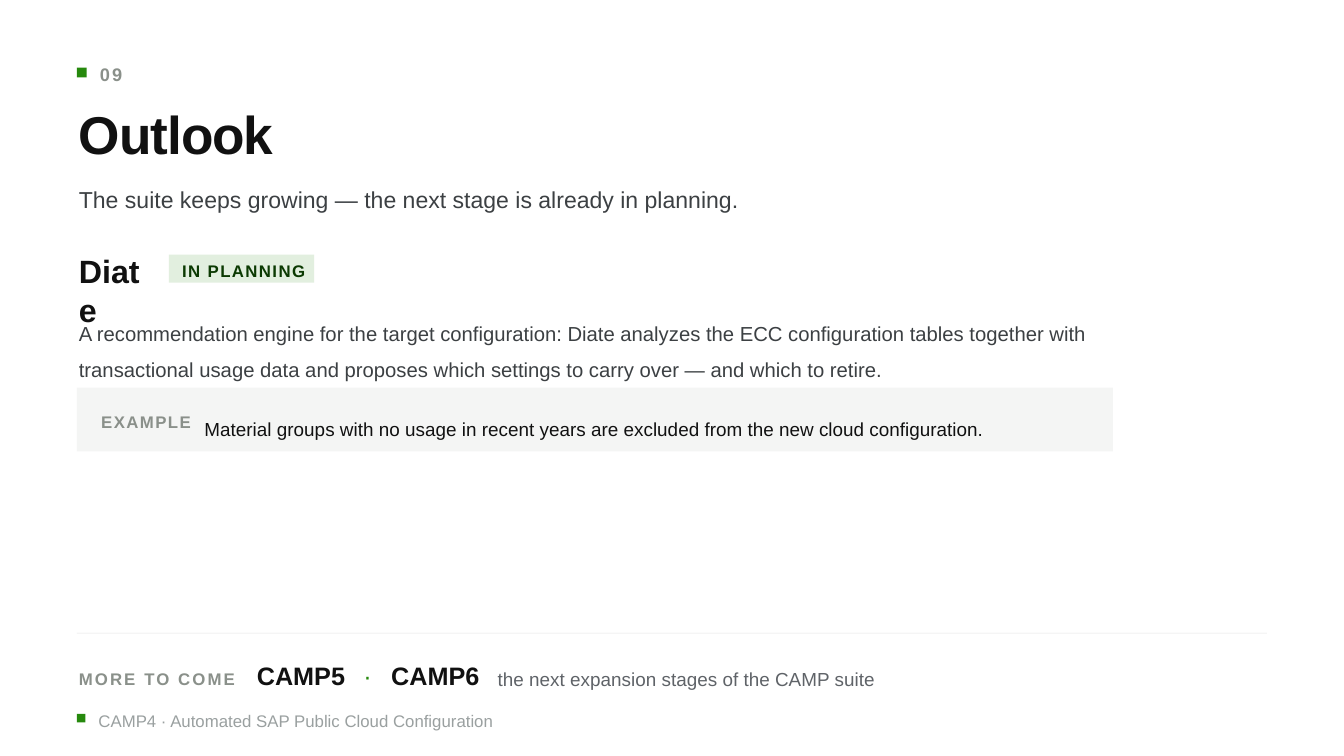
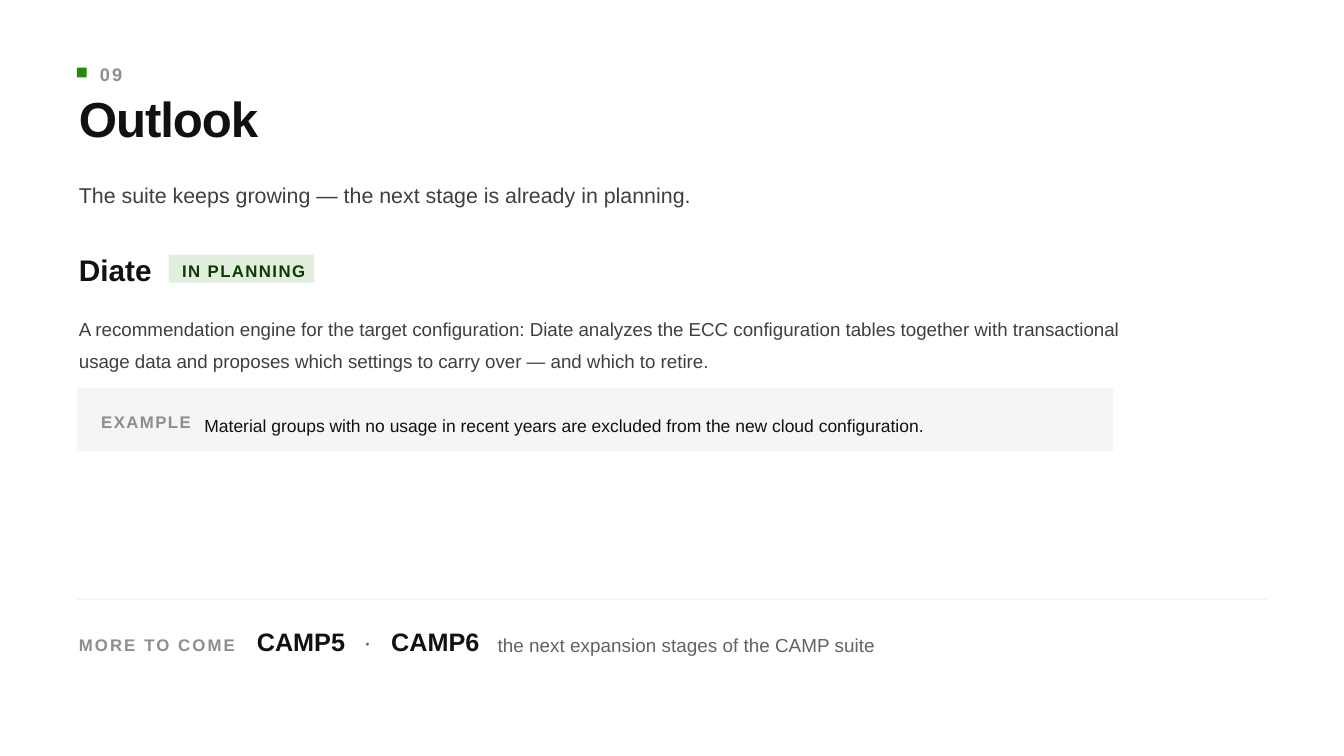
Before and after one commit to mgoethel558/SynchFolder, a slide deck: slide 10 of Temp/CAMP4_SAP_Configuration_Automation.pptx. Drawn at 1344x756 pixels with LibreOffice and Linux fonts; fonts in the diff are those of the drawing. Boxes give left, top, right and bottom in pixels: in the first picture for what was removed or moved away, otherwise in the second. Text is boxed around its words. In the diff, an @@ line names an element or a change of style, - is before the commit and + after.

```diff
--- a/Temp/CAMP4_SAP_Configuration_Automation.pptx
+++ b/Temp/CAMP4_SAP_Configuration_Automation.pptx
@@ text "Outlook" at bbox=[79, 101, 258, 138]: size 57 to 52.7 pt; line spacing 1.05 to 0.85 @@
@@ text "The suite keeps growing — ..." at bbox=[79, 187, 691, 208]: size 24.8 to 22.9 pt; line spacing 1.45 to 1.35 @@
@@ text "Diate" at bbox=[79, 259, 152, 282]: size 34.5 to 31.9 pt @@
@@ text "A recommendation engine for the ..." at bbox=[79, 322, 1119, 372]: size 21.8 to 20.1 pt; line spacing 1.5 to 1.4 @@
@@ text "Material groups with no usage ..." at bbox=[204, 419, 924, 436]: size 20.2 to 18.7 pt; line spacing 1.45 to 1.35 @@
@@ 5 texts, 1 rectangle: place and size @@
-5 texts, 1 rectangle at bbox=[77, 633, 1267, 691]
+5 texts, 1 rectangle at bbox=[77, 599, 1267, 658]
@@ rectangle removed at bbox=[77, 714, 85, 722] @@
@@ text removed at bbox=[98, 715, 493, 731] @@
-CAMP4 · Automated SAP Public Cloud Configuration
```
Also in this commit, not shown: 9 other slides changed, 1 slide removed, 38 other files.
